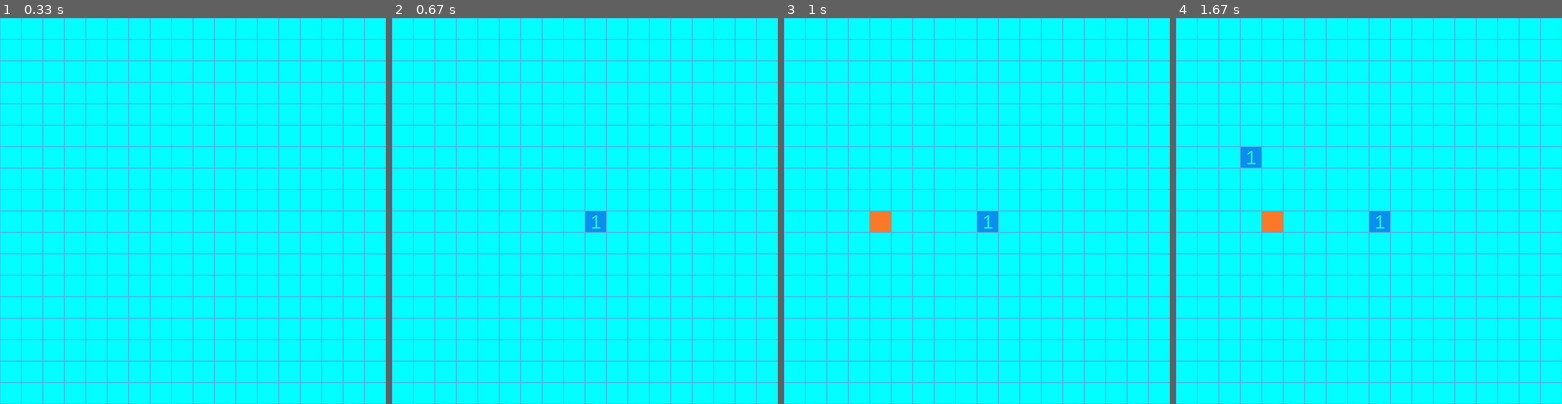
Above: before the commit, frames 1-4 (left to right).
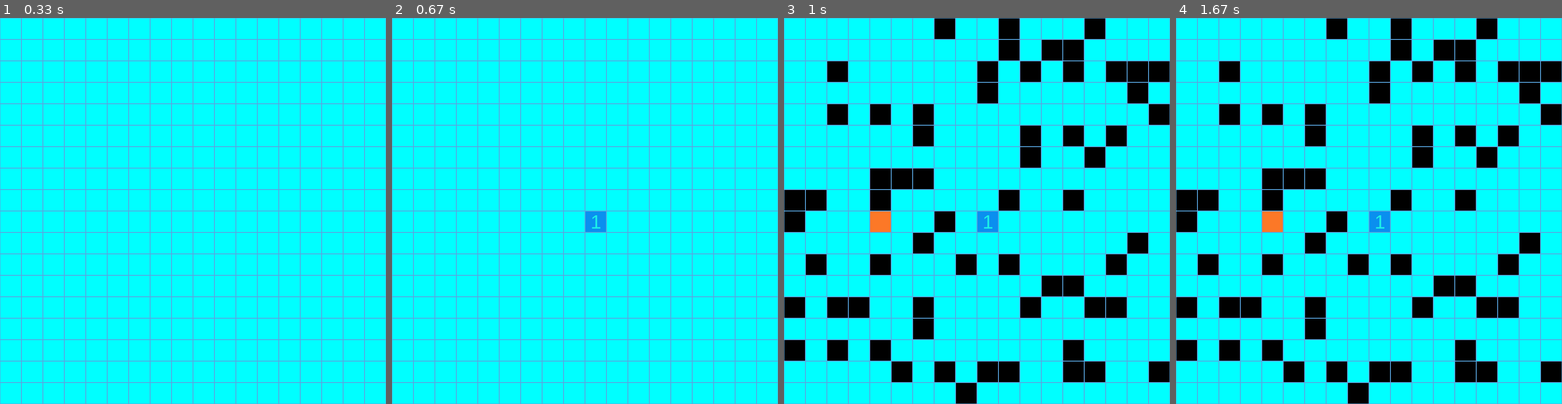
Above: after the commit, the same moments.

Repository: TheShadowfish/PyGame
Game: pygame game, started from src/mineswipper.py
The game is run twice, just before and just after one commit, with the same random seed, the same clock (stepped at 60 frames per second) and the same inputs.
Inputs (mouse positions are in pixels of both pictures, inside the frame that each line leads up to):
- Up to frame 1 (0.33 s): no input
- Up to frame 2 (0.67 s): click (585, 211) at 0.43 s
- Up to frame 3 (1 s): click (884, 214) at 0.8 s
- Up to frame 4 (1.67 s): click (1249, 153) at 1.22 s

Frames 1-2 are identical in both runs. In frame 3, 18% of the frame differs, in the area x 0-100%, y 0-100%; in frame 4, 18%.

Commit message:
End for the game?

Diff:
--- a/src/mineswipper.py
+++ b/src/mineswipper.py
@@ -1,176 +1,152 @@
 import pygame as pg
-from random import randrange
+# from random import randrange
 from ms import Mines
-
 
 # Константы
 WINDOW = 900
 FPS = 60
 TILE_SIZE = 50
-# RANGE = (TILE_SIZE // 2, WINDOW - TILE_SIZE // 2, TILE_SIZE)
 TIME_STEP = 100
 
-mines = (((WINDOW//TILE_SIZE)**2))//10 * 2 #20%
-my_ms = Mines(WINDOW//TILE_SIZE, WINDOW//TILE_SIZE, mines)
-# # #
-print(my_ms)
-#
-# # Функция для определения координат (X:Y) случайной позиции на игровом поле
-# get_random_position = lambda: [randrange(*RANGE), randrange(*RANGE)]
+
+def main():
+
+    mines = (((WINDOW//TILE_SIZE)**2))//10 * 2 #20%
+    my_ms = Mines(WINDOW//TILE_SIZE, WINDOW//TILE_SIZE, mines)
+
+    print(my_ms)
+
+    # Инициализация объектов
+    gameScreen = pg.display.set_mode([WINDOW] * 2, flags=pg.DOUBLEBUF)
+
+    clock = pg.time.Clock()
+
+    pg.font.init()
+    f1 = pg.font.SysFont('arial', TILE_SIZE-5)
+
+    pg.display.set_caption("Mineswiper")
+
+    global_time = 0;
+
+    time = 0
+    time_step = TIME_STEP
 
 
-# Инициализация объектов
-gameScreen = pg.display.set_mode([WINDOW] * 2, flags=pg.DOUBLEBUF)
+    # Главный цикл игры
+    while True:
 
-clock = pg.time.Clock()
+        # Частота обновления экрана
+        clock.tick(FPS)
+        mines = [pt[2] for pt in my_ms if pt[2].sign == 9]
+        # pg.display.set_caption(f"WINNER!!! Mineswiper: timer: {str(global_time)}, mines: {len(mines)}")
+        pg.display.set_caption(f"Minesweeper: timer: {str(global_time)}, mines: {len(mines)}")
 
-pg.font.init()
-f1 = pg.font.SysFont('arial', TILE_SIZE-5)
+        # Цикл обработки событий
+        for event in pg.event.get():
 
-pg.display.set_caption("Mineswiper")
-"""
-Функция flip() решает проблему иным способом. Она дает выигрыш, если в set_mod() были переданы определенные флаги. Например,
+            if event.type == pg.QUIT:
+                exit()
 
-pygame.display.set_mode(flags=pygame.FULLSCREEN |
-                              pygame.OPENGL |
-                              pygame.DOUBLEBUF)
-"""
+            if event.type == pg.MOUSEBUTTONDOWN:
+                mouse_pos = event.dict['pos']
+                mouse_btn = event.dict['button']
+
+                w_mouse = pg.MOUSEBUTTONDOWN.__pos__()
+                w: int = mouse_pos[0] // TILE_SIZE
+                h: int = mouse_pos[1] // TILE_SIZE
 
 
-global_time = 0;
+                if my_ms.game_over:
+                    helpless(my_ms.boom)
 
-# Параметры объектов еды
-# food = snake.copy()
-# food.center = get_random_position()
+                else:
+                    if mouse_btn == 3:
+                        my_ms.set_flag(w, h)
+                    elif mouse_btn == 2:
+                        my_ms.open_near(w, h)
+                        print(f"OPEN_NEAR!!")
+                    else:
+                        # my_ms.un_hide(w, h)
+                        my_ms.recursive_un_hide(w, h)
+
+                    my_ms.stop_game()
+
+        # Управляем
+        time_now = pg.time.get_ticks()
+        if time_now - time > time_step:
+            time = time_now
+            # if not my_ms.boom and Mines.check_end_game(my_ms):
+            if not my_ms.game_over:
+                global_time += 1
+
+            fieldpainter(gameScreen, my_ms, f1)
 
 
-time = 0
-time_step = TIME_STEP
+
+def fieldpainter(gameScreen, my_ms, f1):
+    """
+    Отрисовка поля, действительно проще в отдельную функцию
+    """
+    # отрисовать поле
+    gameScreen.fill((89, 166, 224))
+
+    for pt in my_ms:
+
+        w, h, the_point = pt
+        point = pg.rect.Rect([0, 0, TILE_SIZE - 2, TILE_SIZE - 2])  # snake.copy()
+        point.center = (w * TILE_SIZE + TILE_SIZE // 2, h * TILE_SIZE + TILE_SIZE // 2)
+
+        if the_point.hide:
+            pg.draw.rect(gameScreen, the_point.color, point)
+
+            if the_point.flag:
+                text_sign = f1.render('∆', True, "red")  # ∆ ⊗
+                place = text_sign.get_rect(center=point.center)
+                gameScreen.blit(text_sign, place)
+            elif the_point.question:
+                text_sign = f1.render('?', True, "blue")  # ∆
+                place = text_sign.get_rect(center=point.center)
+                gameScreen.blit(text_sign, place)
+            elif my_ms.boom:
+                if the_point.sign == 9:
+                    pg.draw.rect(gameScreen, "black", point)
+
+        elif the_point.sign == 0:
+            pg.draw.rect(gameScreen, ((10, 143, 239)), point)
+
+        elif the_point.sign == 9:
+            pg.draw.rect(gameScreen, the_point.color, point)
+
+        else:
+            pg.draw.rect(gameScreen, ((10, 143, 239)), point)
+            text_sign = f1.render(str(the_point.sign), True, the_point.color)
+            place = text_sign.get_rect(center=point.center)
+            gameScreen.blit(text_sign, place)
+
+    pg.display.flip()
+
+def helpless(fail: bool):
+    """
+    Бесполезная функция по сути
+    """
+    if fail:
+        print("CA-BOOM!   CA-BOoOOoOOoM!!!      CA-BOOoOoOOOOOOoOOOoOoOM!!!!!!!!!!")
+        print("""
+        ██╗░░░██╗░█████╗░██╗░░░██╗░░░░░░███████╗██╗░░██╗██████╗░██╗░░░░░░█████╗░██████╗░███████╗██████╗░
+        ╚██╗░██╔╝██╔══██╗██║░░░██║░░░░░░██╔════╝╚██╗██╔╝██╔══██╗██║░░░░░██╔══██╗██╔══██╗██╔════╝██╔══██╗
+        ░╚████╔╝░██║░░██║██║░░░██║░░░░░░█████╗░░░╚███╔╝░██████╔╝██║░░░░░██║░░██║██║░░██║█████╗░░██║░░██║
+        ░░╚██╔╝░░██║░░██║██║░░░██║░░░░░░██╔══╝░░░██╔██╗░██╔═══╝░██║░░░░░██║░░██║██║░░██║██╔══╝░░██║░░██║
+        ░░░██║░░░╚█████╔╝╚██████╔╝░░░░░░███████╗██╔╝╚██╗██║░░░░░███████╗╚█████╔╝██████╔╝███████╗██████╔╝
+        """)
+    else:
+        print("""
+        ██╗░░░██╗░█████╗░██╗░░░██╗░░░░░░██╗░░░░░░░░░░░░██╗░░██╗░░██╗░░░██╗░░░░██║
+        ╚██╗░██╔╝██╔══██╗██║░░░██║░░░░░░╚██╗░░░███░░░░██╔╝░░██║░░████╗░██║░░░░██║
+        ░╚████╔╝░██║░░██║██║░░░██║░░░░░░░╚██░░██╔██░░██╔╝░░░██║░░██║██╗██║░░░░██║
+        ░░╚██╔╝░░██║░░██║██║░░░██║░░░░░░░░╚████╔╝╚████╔╝░░░░██║░░██║░████║░░░░░╚╝
+        ░░░██║░░░╚█████╔╝╚██████╔╝░░░░░░░░░╚██╔╝░░╚██╔╝░░░░░██║░░██║░░░██║░░░░██╗
+        """)
 
 
-# Главный цикл игры
-while True:
-    # Частота обновления экрана
-    clock.tick(FPS)
-    mines = [pt[2] for pt in my_ms if pt[2].sign == 9]
-    # pg.display.set_caption(f"WINNER!!! Mineswiper: timer: {str(global_time)}, mines: {len(mines)}")
-    pg.display.set_caption(f"Minesweeper: timer: {str(global_time)}, mines: {len(mines)}")
-
-    # Цикл обработки событий
-    for event in pg.event.get():
-        # pg.display.set_caption(str(event))
-        my_ms.stop_game()
-
-        if event.type == pg.QUIT:
-            exit()
-
-        if event.type == pg.MOUSEBUTTONDOWN:
-            mouse_pos = event.dict['pos']
-            mouse_btn = event.dict['button']
-
-            w_mouse = pg.MOUSEBUTTONDOWN.__pos__()
-
-            # print(f"{mouse_pos[0]},{mouse_pos[1]} button= {mouse_btn}")
-
-            w: int = mouse_pos[0] // TILE_SIZE
-            h: int = mouse_pos[1] // TILE_SIZE
-
-            if my_ms._game_result is not None:
-                if my_ms._game_result == False:
-
-                    print("CA-BOOM!   CA-BOoOOoOOoM!!!      CA-BOOoOoOOOOOOoOOOoOoOM!!!!!!!!!!")
-                    print(
-                    "██╗░░░██╗░█████╗░██╗░░░██╗░░░░░░███████╗██╗░░██╗██████╗░██╗░░░░░░█████╗░██████╗░███████╗██████╗░\n"
-                    "╚██╗░██╔╝██╔══██╗██║░░░██║░░░░░░██╔════╝╚██╗██╔╝██╔══██╗██║░░░░░██╔══██╗██╔══██╗██╔════╝██╔══██╗\n"
-                    "░╚████╔╝░██║░░██║██║░░░██║░░░░░░█████╗░░░╚███╔╝░██████╔╝██║░░░░░██║░░██║██║░░██║█████╗░░██║░░██║\n"
-                    "░░╚██╔╝░░██║░░██║██║░░░██║░░░░░░██╔══╝░░░██╔██╗░██╔═══╝░██║░░░░░██║░░██║██║░░██║██╔══╝░░██║░░██║\n"
-                    "░░░██║░░░╚█████╔╝╚██████╔╝░░░░░░███████╗██╔╝╚██╗██║░░░░░███████╗╚█████╔╝██████╔╝███████╗██████╔╝\n")
-                # self.boom = True
-                else:
-                    print("""
-                    "██╗░░░██╗░█████╗░██╗░░░██╗░░░░░░██╗░░░░░░░░░░░░██╗░░██╗░░██╗░░░██╗░░░░██║\n"
-                    "╚██╗░██╔╝██╔══██╗██║░░░██║░░░░░░╚██╗░░░███░░░░██╔╝░░██║░░████╗░██║░░░░██║\n"
-                    "░╚████╔╝░██║░░██║██║░░░██║░░░░░░░╚██░░██╔██░░██╔╝░░░██║░░██║██╗██║░░░░██║\n"
-                    "░░╚██╔╝░░██║░░██║██║░░░██║░░░░░░░░╚████╔╝╚████╔╝░░░░██║░░██║░████║░░░░░╚╝\n"
-                    "░░░██║░░░╚█████╔╝╚██████╔╝░░░░░░░░░╚██╔╝░░╚██╔╝░░░░░██║░░██║░░░██║░░░░██╗\n")
-
-                    """)
-            else:
-
-                if mouse_btn == 3:
-                    my_ms.set_flag(w, h)
-                elif mouse_btn == 2:
-                    my_ms.open_near(w, h)
-                    print(f"OPEN_NEAR!!")
-                else:
-                    # my_ms.un_hide(w, h)
-                    my_ms.recursive_un_hide(w, h)
-
-                gamestatus = my_ms.stop_game()
-
-                if gamestatus is not None:
-                    if gamestatus == True:
-                        print("U ARE WWWWIN!")
-                        mines = [pt[2] for pt in my_ms if pt[2].sign == 9]
-                        pg.display.set_caption(f"WINNER!!! Minesweeper: timer: {str(global_time)}, mines: {len(mines)}")
-                    else:
-                        print(f"G A M E   O V E R !!!")
-
-
-            # print(f"x, y = {w}, {h}")
-
-
-            # WINDOW = 900
-            # FPS = 60
-            # TILE_SIZE = 50
-            # RANGE = (TILE_SIZE // 2, WINDOW - TILE_SIZE // 2, TILE_SIZE)
-            # TIME_STEP = 100
-            #
-            # my_ms = Mines(WINDOW // TILE_SIZE, WINDOW // TILE_SIZE, WINDOW // TILE_SIZE * 4)
-
-    # Управляем змейкой
-    time_now = pg.time.get_ticks()
-    if time_now - time > time_step:
-        time = time_now
-        # if not my_ms.boom and Mines.check_end_game(my_ms):
-        if  my_ms._game_result is None:
-            global_time += 1
-
-
-        # отрисовать поле
-        gameScreen.fill((89, 166, 224))
-
-        for pt in my_ms:
-
-            w, h, the_point = pt
-            point = pg.rect.Rect([0, 0, TILE_SIZE - 2, TILE_SIZE - 2])  # snake.copy()
-            point.center = (w * TILE_SIZE + TILE_SIZE // 2, h * TILE_SIZE + TILE_SIZE // 2)
-
-            if the_point.hide:
-                pg.draw.rect(gameScreen, the_point.color, point)
-
-                if the_point.flag:
-                    text_sign = f1.render('∆', True, "red")  # ∆ ⊗
-                    place = text_sign.get_rect(center=point.center)
-                    gameScreen.blit(text_sign, place)
-                elif the_point.question:
-                    text_sign = f1.render('?', True, "blue")  # ∆
-                    place = text_sign.get_rect(center=point.center)
-                    gameScreen.blit(text_sign, place)
-                elif my_ms._game_result == False:
-                    if the_point.sign == 9:
-                        pg.draw.rect(gameScreen, "black", point)
-
-            elif the_point.sign == 0:
-                pg.draw.rect(gameScreen, ((10, 143, 239)), point)
-
-            elif the_point.sign == 9:
-                pg.draw.rect(gameScreen, the_point.color, point)
-
-            else:
-                pg.draw.rect(gameScreen, ((10, 143, 239)), point)
-                text_sign = f1.render(str(the_point.sign), True, the_point.color)
-                place = text_sign.get_rect(center=point.center)
-                gameScreen.blit(text_sign, place)
-
-        pg.display.flip()
+if __name__ == '__main__':
+    main()
--- a/src/ms.py
+++ b/src/ms.py
@@ -68,15 +68,18 @@
         self._width = width
         self.mines = mines
         self._field = []
-        self._game_result = None
+
+        self.game_over = False
+        self.boom = False
+        self.boom_pts = None
+
+        # self._game_result = None
 
         for i in range(0, self._height):
             pts = []
             for j in range(0, self._width):
                 pts.append(Point())
             self._field.append(copy.deepcopy(pts))
-
-        # self.__field = [[0] * self.__width] * self.__height
 
         h_rand = randrange(0, self._height)
         w_rand = randrange(0, self._width)
@@ -88,18 +91,13 @@
             if self._field[w_rand][h_rand].sign != 9:
                 self._field[w_rand][h_rand].sign = 9
                 self.mines -= 1
-                # self.__field[w_rand][h_rand]['class'] = 9
-            # print(
-            #     f"mines {self.mines}, h_rand {h_rand}, w_rand {w_rand} self.__field[w][h]['class'] {self._field[w_rand][h_rand].sign}")
 
         for h in range(0, self._height):
             for w in range(0, self._width):
                 if self._field[w][h].sign != 9:
                     self._field[w][h].sign = self.get_sign(w, h)
 
-        #
-        # self.boom = False
-        # self.boom_pts = None
+
 
     def get_sign(self, w, h):
         """
@@ -124,27 +122,19 @@
         for i in range(w0, w2):
             for j in range(h0, h2):
                 if self._field[i][j].sign == 9:
-                    # print(f"field(i,j) ({i},{j}) sign= {self._field[i][j].sign}")
                     count2 += 1
-                # field += 1
-        # print(f"field(9) {field}")
 
         for i in self.get_points_list(w, h):
-            # print(f"{i}, {[str(iel) for iel in i]} {self._field[i[0]][i[1]].sign}")
             if self._field[i[0]][i[1]].sign == 9:
-                # print(f"field(w, h) ({i[0]},{i[1]}) sign= {self._field[i[0]][i[1]].sign}")
                 count += 1
 
-        # print(f"count= {count}, count2= {count2}")
-        # input("See///")
-
         assert count == count2
 
         return count
 
     def get_points_list(self, w, h):
         """
-        Возвращает список сопутствующих ячеек
+        Возвращает список прилегающих ячеек (pts)
         :param w:
         :param h:
         :return:
@@ -159,20 +149,12 @@
         if h2 > self._height: h2 = self._height
 
         point_list = []
-
-        # count = 0
-        field = 0
         for i in range(w0, w2):
             for j in range(h0, h2):
                 if not(i == w and j == h):
                     point_list.append((i, j))
-                # count += 1
-                # field += 1
-        # print(f"field(9) {field}")
         return point_list
 
-    # def un_hide(self, w, h):
-    #     self._field[w][h].hide = False
 
     def recursive_un_hide(self, w, h, depth = 0):
         if self._field[w][h].hide:
@@ -180,6 +162,7 @@
             if self._field[w][h].sign == 9:
                 self.boom = True
                 self.boom_pts = (w, h)
+                self.game_over = True
             if self._field[w][h].sign == 0:
                 depth += 1
                 for pts in self.get_points_list(w, h):
@@ -205,6 +188,7 @@
             if not the_point.flag and not the_point.question and the_point.sign == 9:
                 self.boom = True
                 self.boom_pts = (pts[0], pts[1])
+                self.game_over = True
         else:
             # если закрыто меньше мин, чем предусмотрено - ничего не делаем
             if self._field[w][h].sign > sign_checked:
@@ -218,26 +202,6 @@
                     if not the_point.flag and not the_point.question:
                         self._field[pts[0]][pts[1]].hide = False
 
-            # if self.boom:
-            #     print("CA-BOOM!")
-            #     print("CA-BOoOOoOOoM!!!")
-            #     print("CA-BOOoOoOOOOOOoOOOoOoOM!!!!!!!!!!")
-            #     print("██╗░░░██╗░█████╗░██╗░░░██╗░░░░░░███████╗██╗░░██╗██████╗░██╗░░░░░░█████╗░██████╗░███████╗██████╗░\n"
-            #           "╚██╗░██╔╝██╔══██╗██║░░░██║░░░░░░██╔════╝╚██╗██╔╝██╔══██╗██║░░░░░██╔══██╗██╔══██╗██╔════╝██╔══██╗\n"
-            #           "░╚████╔╝░██║░░██║██║░░░██║░░░░░░█████╗░░░╚███╔╝░██████╔╝██║░░░░░██║░░██║██║░░██║█████╗░░██║░░██║\n"
-            #           "░░╚██╔╝░░██║░░██║██║░░░██║░░░░░░██╔══╝░░░██╔██╗░██╔═══╝░██║░░░░░██║░░██║██║░░██║██╔══╝░░██║░░██║\n"
-            #           "░░░██║░░░╚█████╔╝╚██████╔╝░░░░░░███████╗██╔╝╚██╗██║░░░░░███████╗╚█████╔╝██████╔╝███████╗██████╔╝\n")
-            #     # self.boom = True
-
-    # @staticmethod
-    # def check_end_game(ms) -> bool:
-    #     mines = [pt[2] for pt in ms if pt[2].sign == 9]
-    #     print(f"{len(mines)} <> {sum([pt[2].hide for pt in ms if pt[2].hide])}")
-    #
-    #
-    #     return ms.mines == sum([pt[2].hide for pt in ms if pt[2].hide])
-
-
 
     def set_flag(self, w, h):
         # Прямо дофига очевидно, что делает. На самом деле просто флаг переключает.
@@ -252,7 +216,6 @@
                 field += f"{self._field[j][i].sign} "
             else:
                 field += f"\n"
-                # print(f"\n")
         return field
 
     def __iter__(self):
@@ -268,7 +231,7 @@
 
             return w, h, self._field[w][h]
             # return w, h, self._field[w][h].color, self._field[w][h].sign, self._field[w][h].hide, self._field[w][h].flag
-            #
+
         else:
             raise IndexError(f"Index out of a range (0 <= {index} < {self._height * self._width}")
 
@@ -290,24 +253,28 @@
             raise StopIteration
 
     def stop_game(self):
-        if self._game_result is not None:
-            print(f"GAME END! (294) result= {self._game_result}")
-            return self._game_result
-
-        for pt in self._field:
+        """
+        Проверка на выигрышЖ не должно быть скрытых безопасных полей
+        """
+
+        if self.game_over:
+            print(f"GAME END! (294) game_over= {self.game_over}, boom= {self.boom}")
+            return False
+
+        else:
+            for pt in self._field:
             # Если мина открыта - она взорвалась, значит всё. Совсем всё.
-            if pt[2].sign == 9 and pt[2].hide == False:
-                self._game_result = False
-                # return self._game_result
-                break
-            # Если не открыто поле без мины, то игра продолжается
-            if pt[2].sign != 9 and pt[2].hide == True:
-                self._game_result = None
-                break
-        # взорвавшихся мин нет, скрытых полей нет
-        else:
-            self._game_result = True
-        return self._game_result
+                if pt[2].sign == 9 and pt[2].hide == False:
+                    self._game_result = False
+                    # return self._game_result
+                    print(f"Невозможная ситуация: взрыв мины не завершил игру ранее.")
+                # Если не открыто поле без мины, то игра продолжается
+                if pt[2].sign != 9 and pt[2].hide == True:
+                    return False
+            # взорвавшихся мин нет, скрытых полей нет
+            else:
+                self.game_over = True
+                return True
 
 
 
